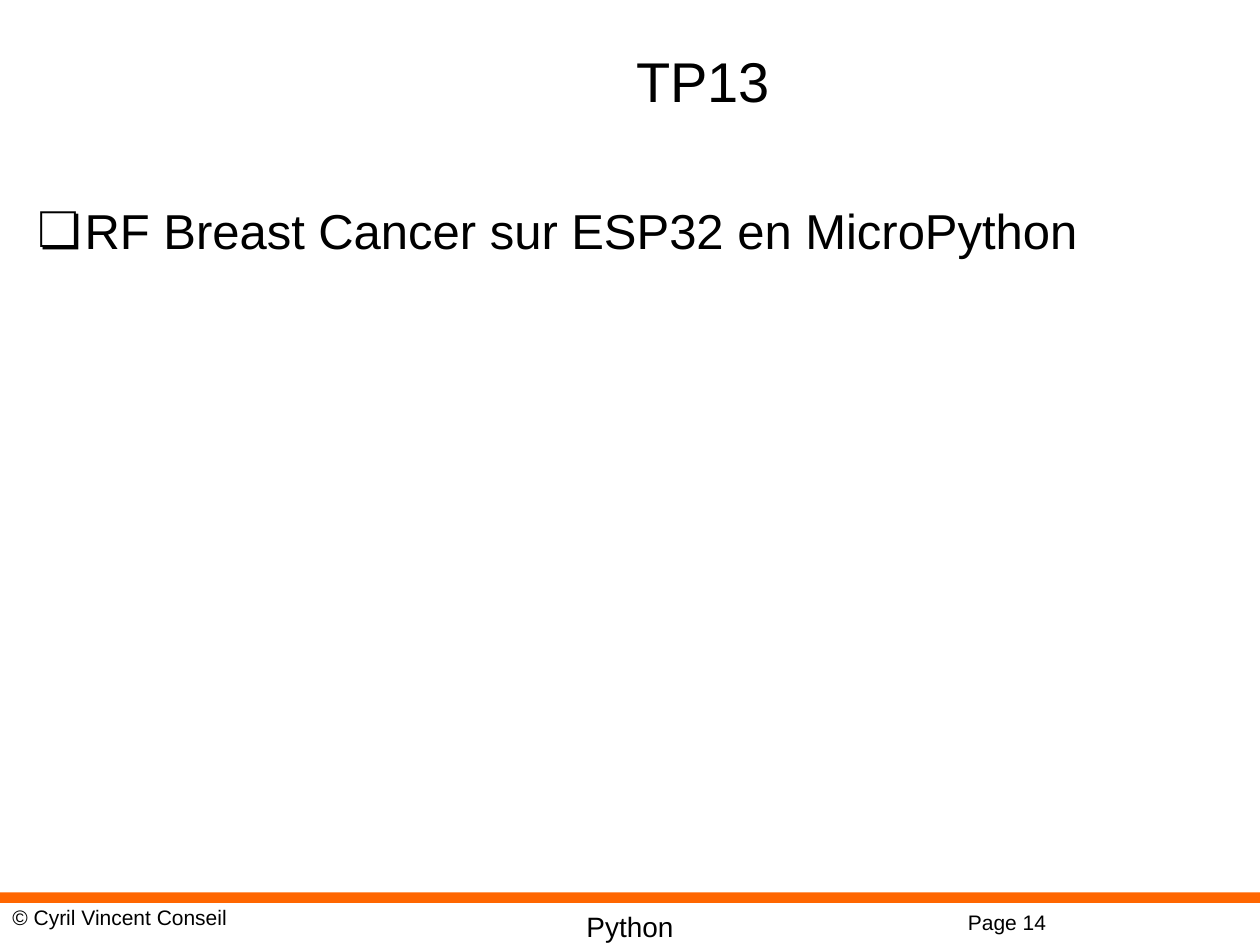
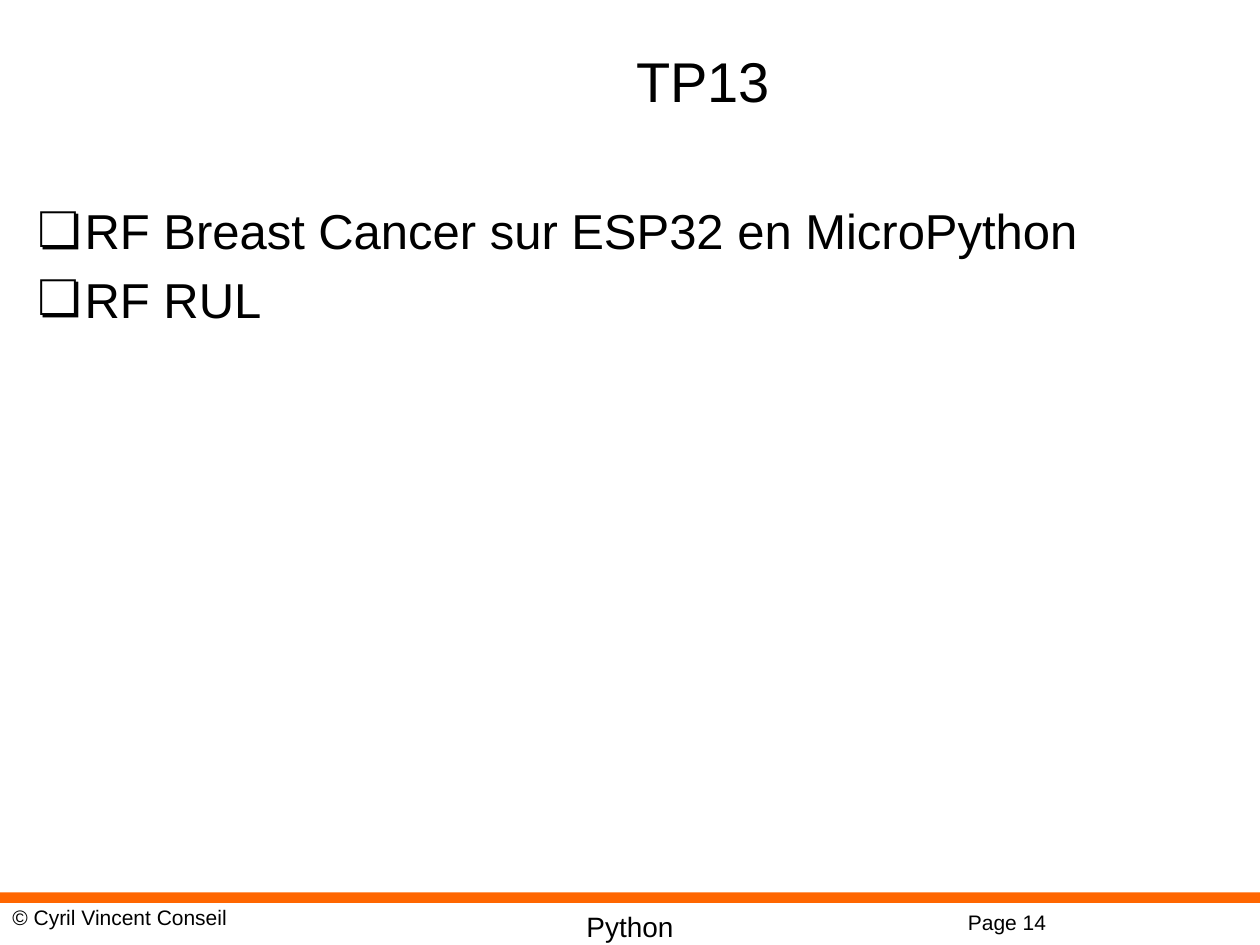
Before and after one commit to cyrilvincent/iot-ai, a slide deck: slide 14 of ppt/IoTAI14-EMLearn.pptx. Drawn at 1260x945 pixels with LibreOffice and Linux fonts; fonts in the diff are those of the drawing; background and template pictures are left out. Boxes give left, top, right and bottom in pixels: in the first picture for what was removed or moved away, otherwise in the second. Text is boxed around its words. In the diff, an @@ line names an element or a change of style, - is before the commit and + after.

```diff
--- a/ppt/IoTAI14-EMLearn.pptx
+++ b/ppt/IoTAI14-EMLearn.pptx
@@ text at box(85, 284, 261, 319): paragraph added @@
+❏ RF RUL
```
Also in this commit, not shown: 2 other slides changed, 1 other file.
